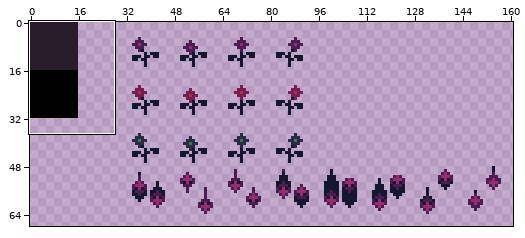
Pixel-art file: repurpose/assets/sprites/env/domain.aseprite. Above: a wide view before the commit, with the close-up outlined.
Close-up. Before the commit:
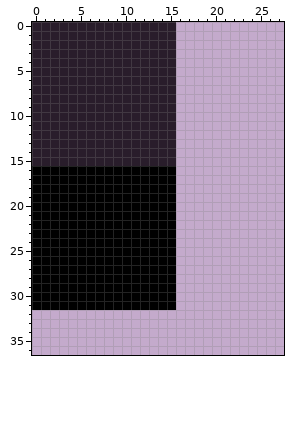
256x256 pixels, 1 frame. Shown: x 0..27, y 0..36. The wide view leaves out empty margins.
The same view after the edit:
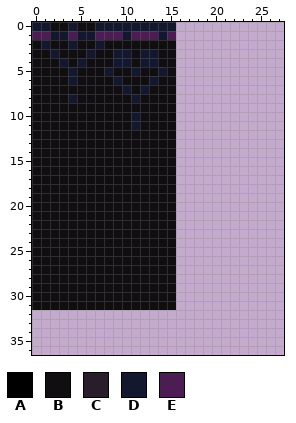
Palette (. is transparent): A #000000  B #100e10  C #291d2b  D #14182e  E #4b1d52
The exact change:
y 0: x 0..15 CCCCCCCCCCCCCCCC -> DDBBDBBDDDDDDDDD
y 1: x 0..15 CCCCCCCCCCCCCCCC -> EEDDEDDEEEDEEEDE
y 2: x 0..15 CCCCCCCCCCCCCCCC -> BDBBDBBDBBBBBBBB
y 3: x 0..15 CCCCCCCCCCCCCCCC -> BBDBBBDBBDDBDDBB
y 4: x 0..15 CCCCCCCCCCCCCCCC -> BBBDBDBBBDDBDDBB
y 5: x 0..15 CCCCCCCCCCCCCCCC -> BBBBDBBBDBBDBBDB
y 6: x 0..15 CCCCCCCCCCCCCCCC -> BBBBDBBBBDBBBDBB
y 7: x 0..15 CCCCCCCCCCCCCCCC -> BBBBBBBBBBDBDBBB
y 8: x 0..15 CCCCCCCCCCCCCCCC -> BBBBDBBBBBBDBBBB
y 9: x 0..15 CCCCCCCCCCCCCCCC -> BBBBBBBBBBBBBBBB
y 10..11: x 0..15 CCCCCCCCCCCCCCCC -> BBBBBBBBBBBDBBBB
y 12..15: x 0..15 CCCCCCCCCCCCCCCC -> BBBBBBBBBBBBBBBB
y 16..31: x 0..15 AAAAAAAAAAAAAAAA -> BBBBBBBBBBBBBBBB
Where, in picture pixels (left, top, right, bottom), the same in both close-ups:
changed: (32, 22, 176, 310)
